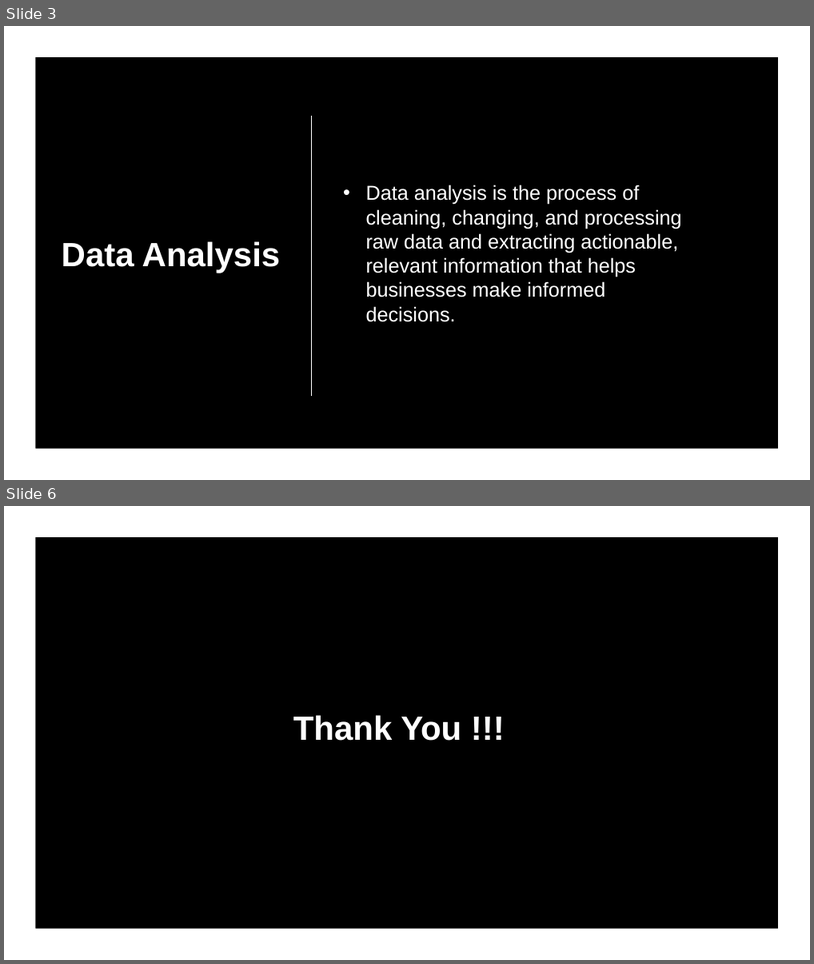
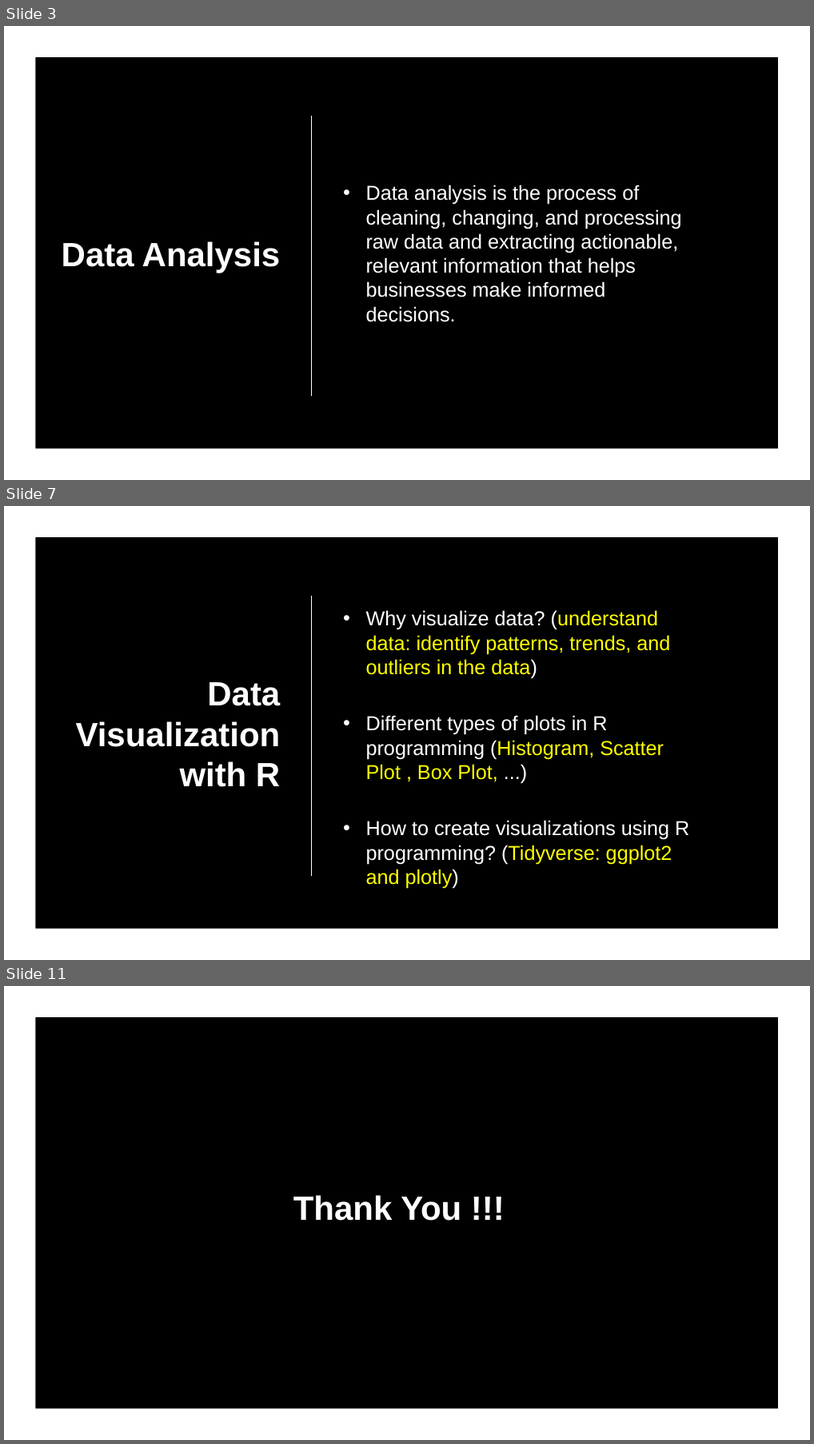
Before and after one commit to ideepankarsharma2003/BCA, a slide deck: MOOCS/PHASE II/Data Analysis with R Programming.pptx. Shown one above the other, each under a label of ours: slides 3 and 6 before the commit, slides 3, 7 and 11 after it; the slides between them are not shown. The pictures are 814x964 and 814x1444 pixels, drawn with LibreOffice and Linux fonts; fonts in the diff are those of the drawing; background and template pictures are left out. Boxes give left, top, right and bottom in pixels: in the first picture for what was removed or moved away, otherwise in the second. Text is boxed around its words. In the diff, an @@ line names an element or a change of style, - is before the commit and + after.

```diff
--- a/MOOCS/PHASE II/Data Analysis with R Programming.pptx
+++ b/MOOCS/PHASE II/Data Analysis with R Programming.pptx
@@ slide 7 added at (x1=4, y1=506, x2=810, y2=960), background picture (left out) @@
@@ freeform shape added at (x1=4, y1=506, x2=810, y2=960), fill #FFFFFF @@
@@ line added from (312, 596) to (312, 876), #FFFFFF 1.25 pt @@
@@ text added at (x1=366, y1=610, x2=690, y2=888), 24 pt, text #FFFF00 @@
+• Why visualize data? (understand data: identify patterns, trends, and outliers in the data)
+• Different types of plots in R programming (Histogram, Scatter Plot , Box Plot, ...)
+• How to create visualizations using R programming? (Tidyverse: ggplot2 and plotly)
@@ title added at (x1=76, y1=682, x2=281, y2=787), 40 pt, text #FFFFFF, bold @@
+Data Visualization with R
@@ what was slide 6 is now slide 11 @@
```
Also in this commit, not shown: 1 slide changed, 5 other slides added, 1 slide removed, 3 other files.
